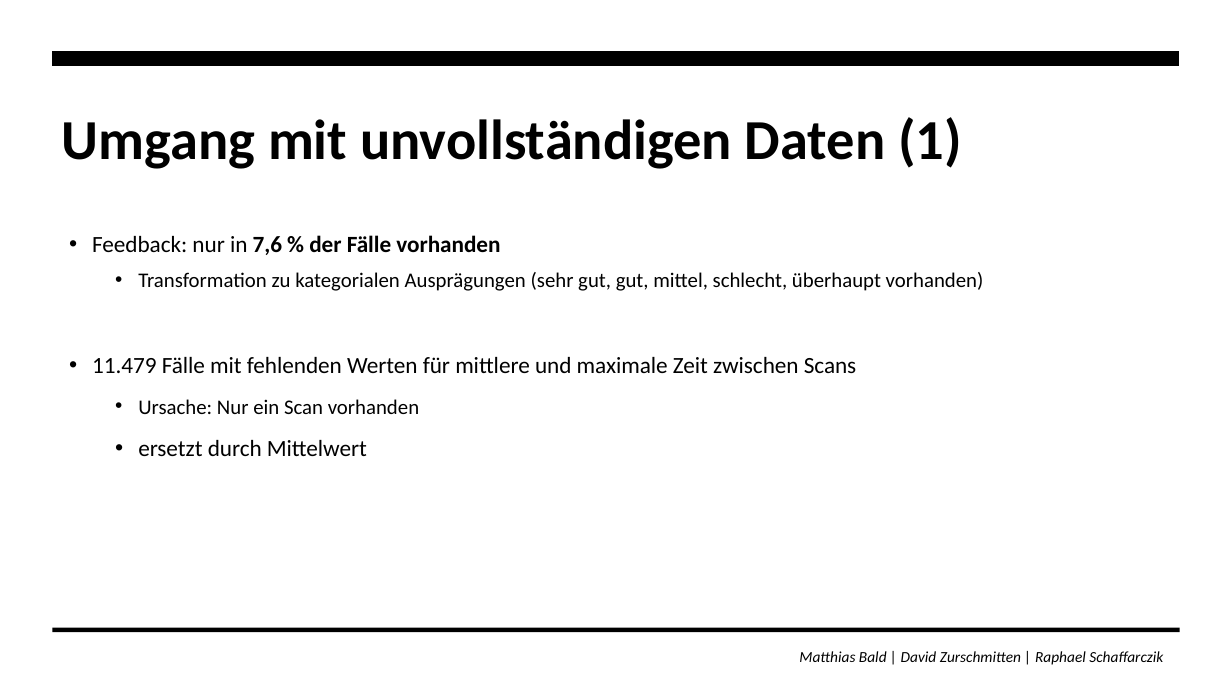
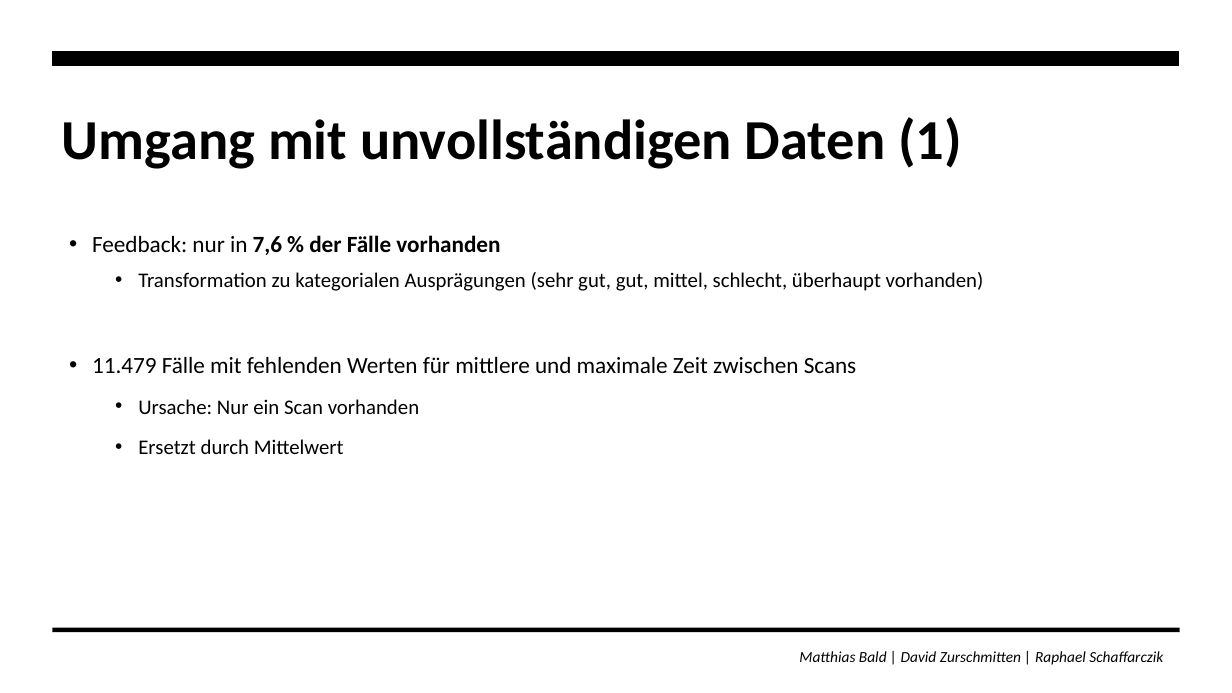
Before and after one commit to zurdavid/projektpraktikum-datascience, a slide deck: slide 14 of präsentationen/Meilenstein2_Praesentation_FINAL.pptx. Drawn at 1232x693 pixels with LibreOffice and Linux fonts; fonts in the diff are those of the drawing; background and template pictures are left out. Boxes give left, top, right and bottom in pixels: in the first picture for what was removed or moved away, otherwise in the second. Text is boxed around its words. In the diff, an @@ line names an element or a change of style, - is before the commit and + after.

```diff
--- a/präsentationen/Meilenstein2_Praesentation_FINAL.pptx
+++ b/präsentationen/Meilenstein2_Praesentation_FINAL.pptx
@@ text at (138, 439, 344, 454): text changed; size 18.1 to 16.1 pt @@
-  • ersetzt durch Mittelwert
+  • Ersetzt durch Mittelwert
```
Also in this commit, not shown: 5 other slides changed, 1 other file.
